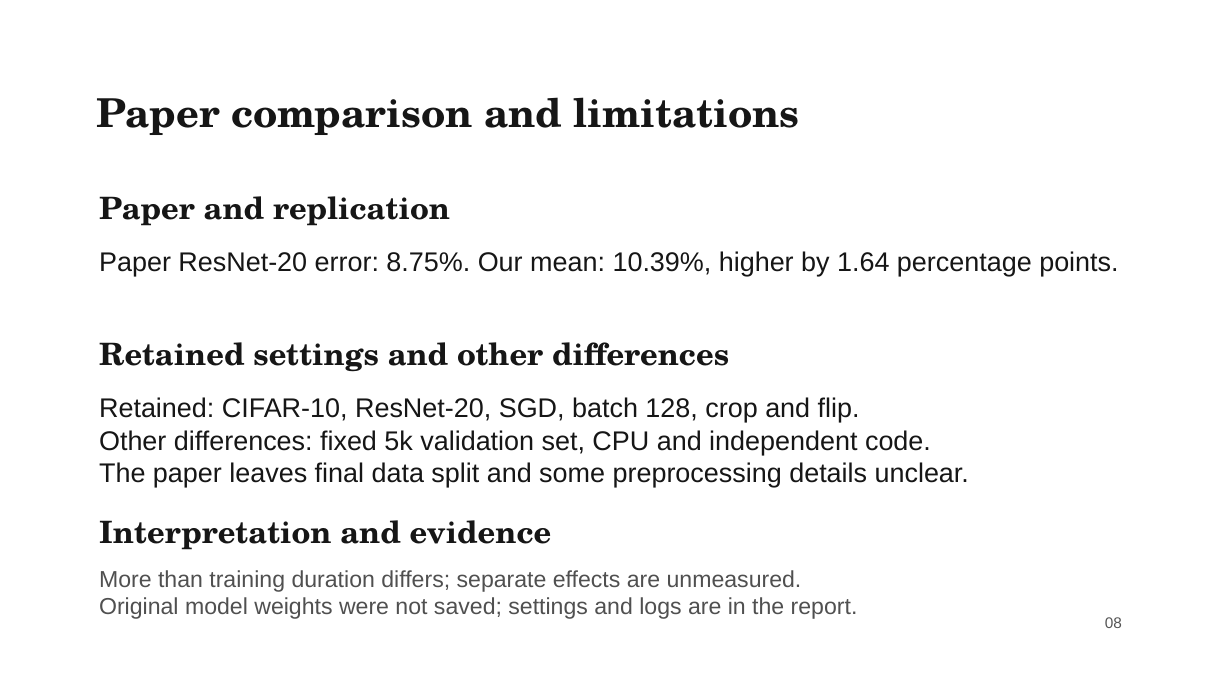
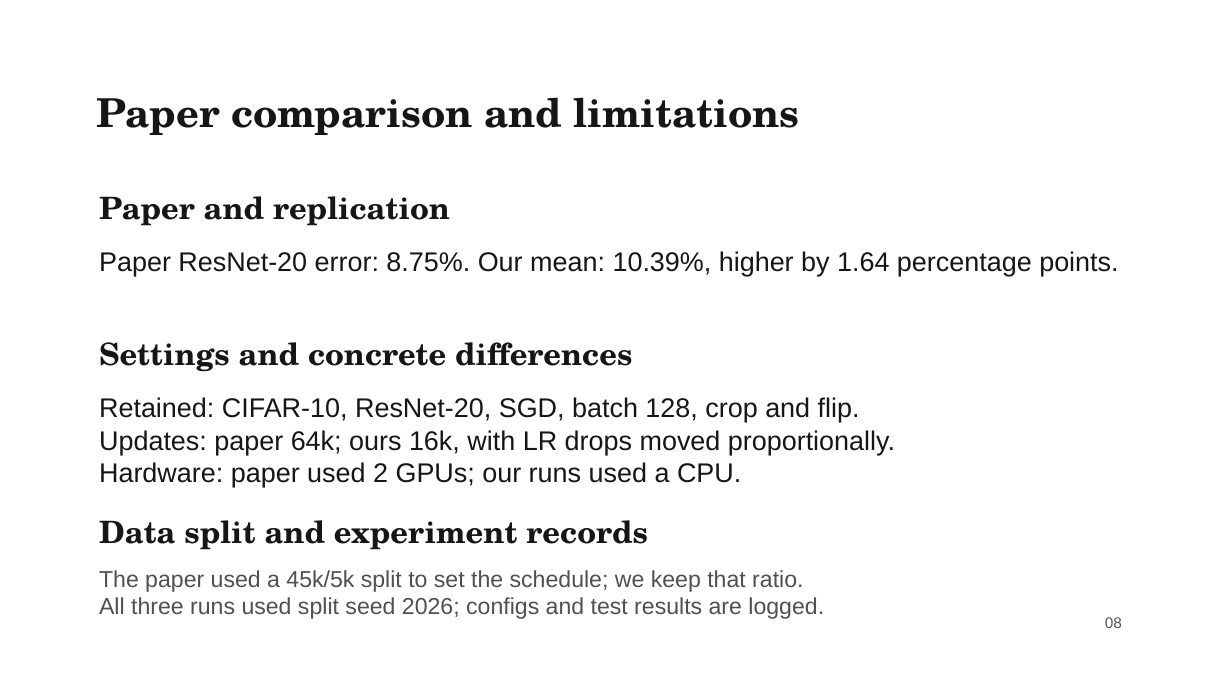
Before and after one commit to liuyanze910-svg/miae01-resnet-replication, a slide deck: slide 8 of docs/slides/week4_a_background_methods.pptx. Drawn at 1232x693 pixels with LibreOffice and Linux fonts; fonts in the diff are those of the drawing; background and template pictures are left out. Boxes give left, top, right and bottom in pixels: in the first picture for what was removed or moved away, otherwise in the second. Text is boxed around its words. In the diff, an @@ line names an element or a change of style, - is before the commit and + after.

Commit message:
2260032041 SuSiying Week4 specify protocol differences and evidence

```diff
--- a/docs/slides/week4_a_background_methods.pptx
+++ b/docs/slides/week4_a_background_methods.pptx
@@ text at [99,342,632,372]: text changed @@
-Retained settings and other differences
+Settings and concrete differences
@@ text at [99,430,895,487]: text changed @@
-Other differences: fixed 5k validation set, CPU and independent code.
-The paper leaves final data split and some preprocessing details unclear.
+Updates: paper 64k; ours 16k, with LR drops moved proportionally.
+Hardware: paper used 2 GPUs; our runs used a CPU.
@@ text at [99,520,648,550]: text changed @@
-Interpretation and evidence
+Data split and experiment records
@@ text at [99,570,824,619]: text changed @@
-More than training duration differs; separate effects are unmeasured.
-Original model weights were not saved; settings and logs are in the report.
+The paper used a 45k/5k split to set the schedule; we keep that ratio.
+All three runs used split seed 2026; configs and test results are logged.
```
